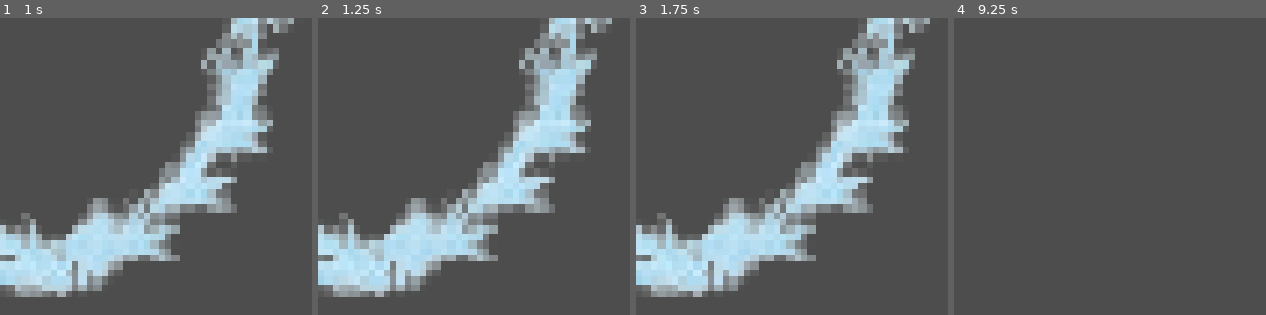
Above: before the commit, frames 1-4 (left to right).
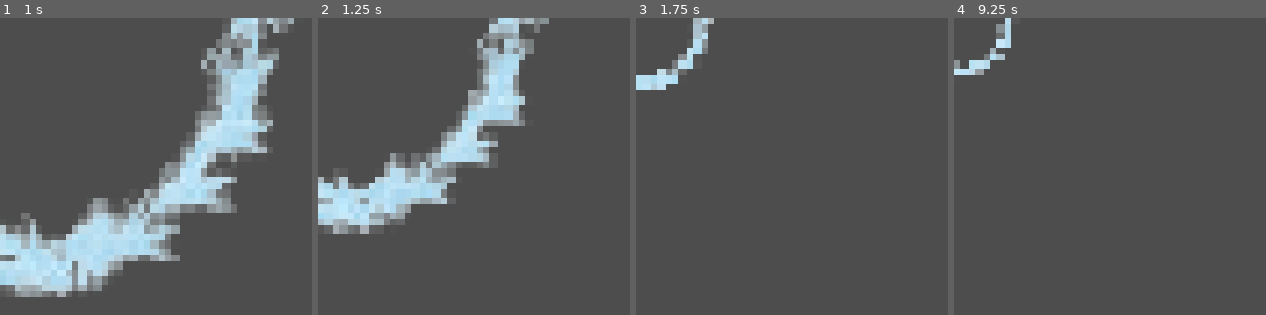
Above: after the commit, the same moments.

Repository: two-sticks-and-a-rock/space-arcade
Game: Godot game, scene res://scenes/player/player_weapons/frost_nova/frost_nova.tscn
The game is run twice, just before and just after one commit, with the same random seed, the same clock (stepped at 60 frames per second) and the same inputs. This scene is started directly instead of the project's main scene.
Inputs (mouse positions are in pixels of both pictures, inside the frame that each line leads up to):
- Up to frame 1 (1 s): tap Enter at 0.5 s; move the mouse to (outside the picture) at 0.52 s; press the mouse at (outside the picture) at 0.53 s
- Up to frame 2 (1.25 s): no input
- Up to frame 3 (1.75 s): move the mouse to (outside the picture) at 1.27 s; release the mouse at (outside the picture) at 1.28 s; click (outside the picture) at 1.35 s
- Up to frame 4 (9.25 s): tap Space at 2, 3.5, 5 s; move the mouse to (outside the picture) at 2.02 s; press the mouse at (outside the picture) at 2.03 s; tap Enter at 2.75, 4.25 s; move the mouse to (outside the picture) at 2.77 s; release the mouse at (outside the picture) at 2.78 s; click (outside the picture) at 2.85 s; move the mouse to (outside the picture) at 3.52 s; press the mouse at (outside the picture) at 3.53 s; move the mouse to (outside the picture) at 4.27 s; release the mouse at (outside the picture) at 4.28 s; click (outside the picture) at 4.35 s; move the mouse to (outside the picture) at 5.02 s; press the mouse at (outside the picture) at 5.03 s; move the mouse to (outside the picture) at 5.77 s; release the mouse at (outside the picture) at 5.78 s; click (outside the picture) at 5.85 s; move the mouse to (outside the picture) at 6.52 s; press the mouse at (outside the picture) at 6.53 s; move the mouse to (outside the picture) at 7.27 s; release the mouse at (outside the picture) at 7.28 s; click (outside the picture) at 7.35 s; move the mouse to (outside the picture) at 8.02 s; press the mouse at (outside the picture) at 8.03 s; move the mouse to (outside the picture) at 8.77 s; release the mouse at (outside the picture) at 8.78 s; click (outside the picture) at 8.85 s

Frame 1 is identical in both runs. In frame 2, 39% of the frame differs, in the area x 0-95%, y 0-94%; in frame 3, 27%; in frame 4, 1.1%.

Commit message:
shrink and grow cryo pulse

Diff:
--- a/scenes/player/player_weapons/frost_nova/frost_nova.gd
+++ b/scenes/player/player_weapons/frost_nova/frost_nova.gd
@@ -31,7 +31,7 @@
 
 	for child in get_children():
 		if child is Area2D:
-			child.visible = true
+			child.self_modulate.a = 1.0
 			child.process_mode = Node.PROCESS_MODE_INHERIT
 
 func _on_up_timer_timeout():
@@ -40,5 +40,15 @@
 
 	for child in get_children():
 		if child is Area2D:
-			child.visible = false
+			child.self_modulate.a = 0.5
 			child.process_mode = Node.PROCESS_MODE_DISABLED
+
+func _physics_process(delta):
+	if (!up_timer.is_stopped() && up_timer.time_left <= 1.0):
+		for child in get_children():
+			if child is PlayerBullet && child.scale > Vector2.ZERO:
+				child.scale -= delta*Vector2.ONE
+	if (!down_timer.is_stopped() &&  down_timer.time_left <= 1.0):
+		for child in get_children():
+			if child is PlayerBullet && child.scale <=Vector2.ONE*bullet_size:
+				child.scale += delta*Vector2.ONE
